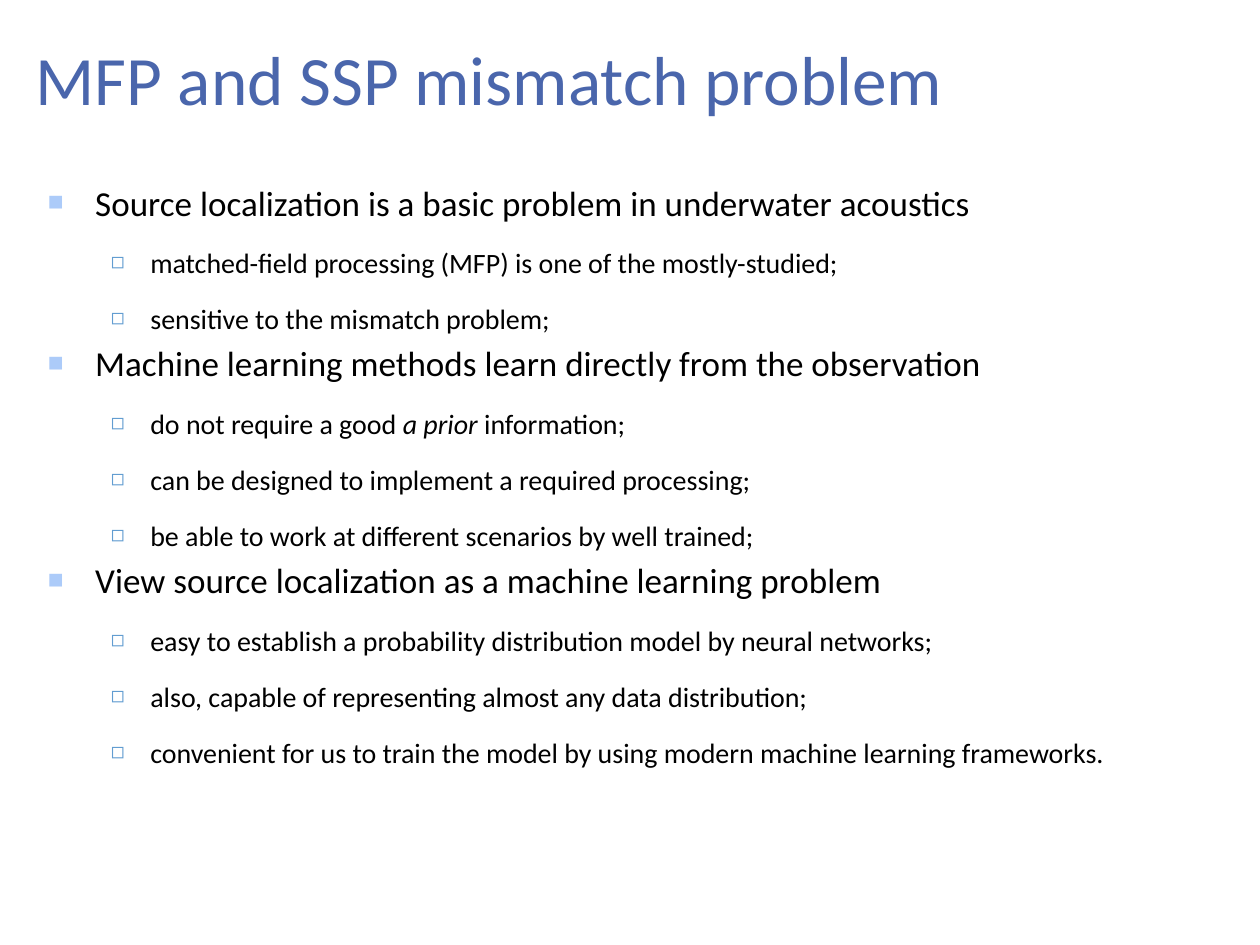
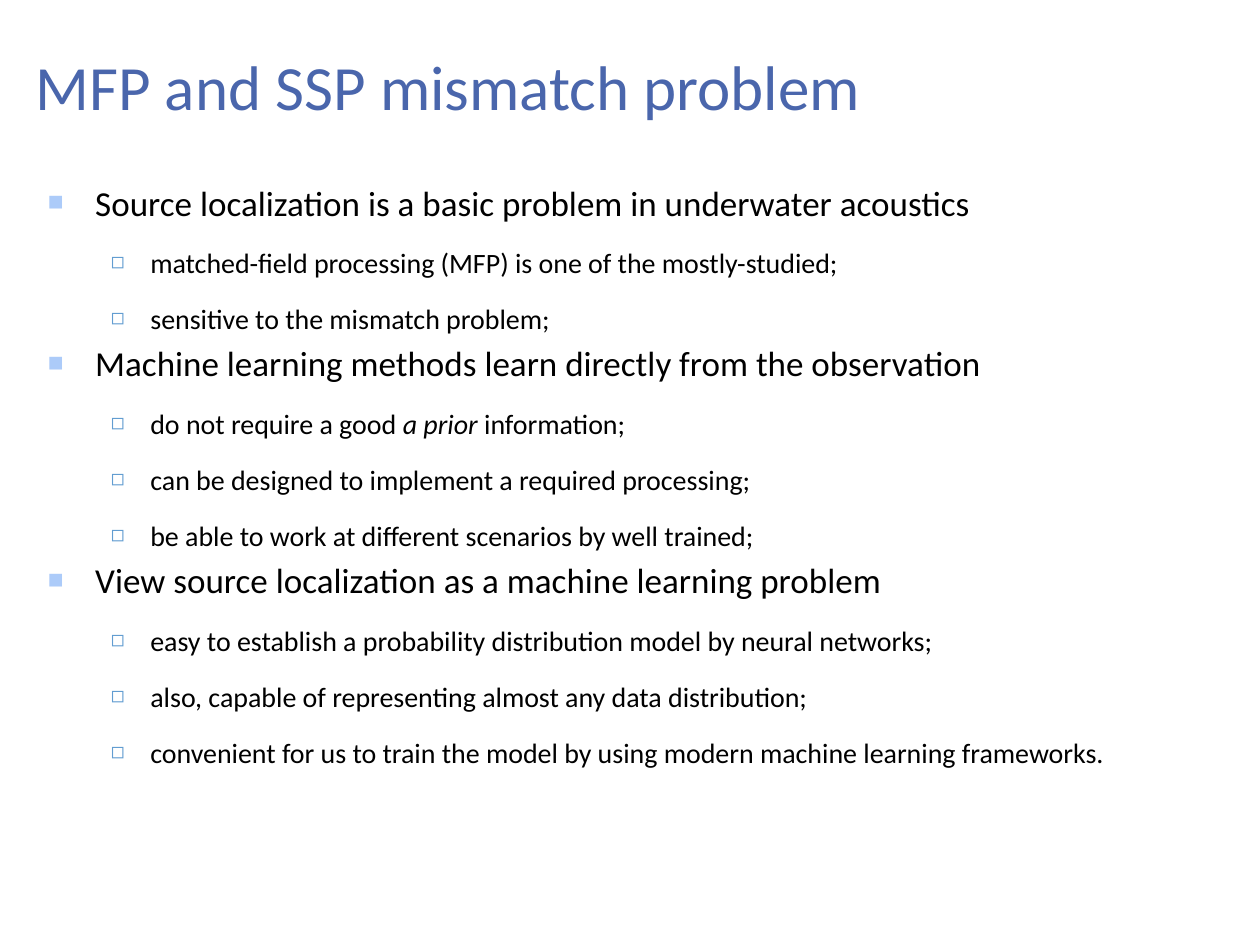
Before and after one commit to shouguicai/SCFNN, a slide deck: slide 2 of Oral Presentation/Backup/wuwnet17_v1(4：3).pptx. Drawn at 1260x945 pixels with LibreOffice and Linux fonts; fonts in the diff are those of the drawing; background and template pictures are left out. Boxes give left, top, right and bottom in pixels: in the first picture for what was removed or moved away, otherwise in the second. Text is boxed around its words. In the diff, an @@ line names an element or a change of style, - is before the commit and + after.

Commit message:
init

```diff
--- a/Oral Presentation/Backup/wuwnet17_v1(4：3).pptx
+++ b/Oral Presentation/Backup/wuwnet17_v1(4：3).pptx
@@ title "MFP and SSP mismatch problem" at <box>35,66,859,120</box>: size 39.6 to 36 pt @@
```
